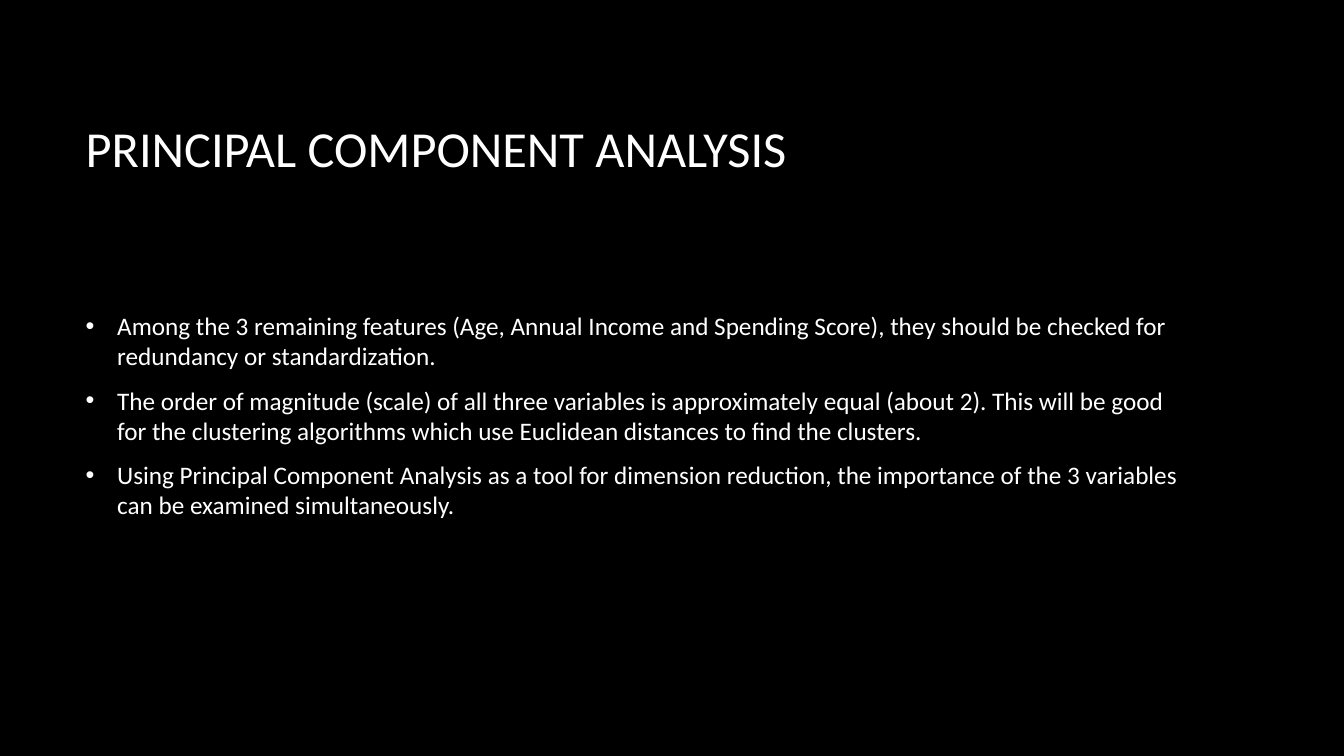
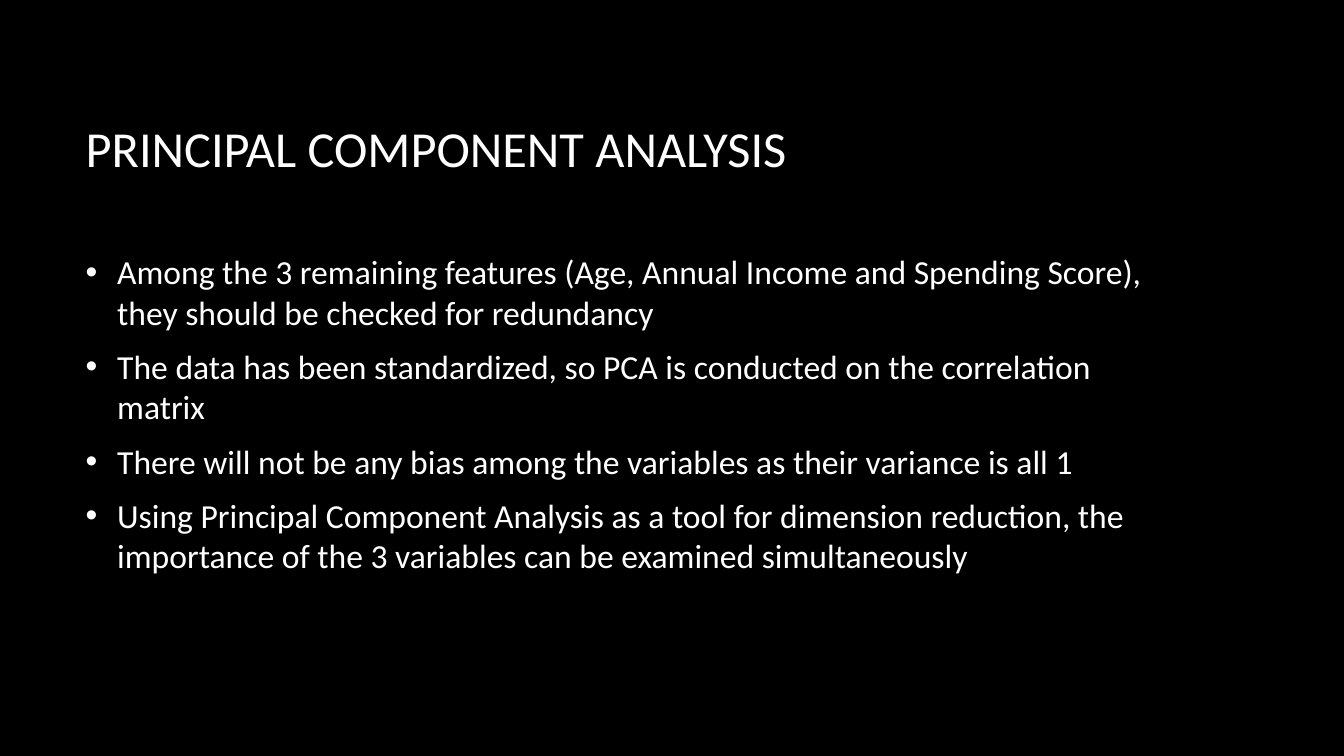
Before and after one commit to ethanolx/Air-Pollution-Mall-py, a slide deck: slide 5 of doc/part-b.pptx (slide 6 before the commit). Drawn at 1344x756 pixels with LibreOffice and Linux fonts; fonts in the diff are those of the drawing; background and template pictures are left out. Boxes give left, top, right and bottom in pixels: in the first picture for what was removed or moved away, otherwise in the second. Text is boxed around its words. In the diff, an @@ line names an element or a change of style, - is before the commit and + after.

```diff
--- a/doc/part-b.pptx
+++ b/doc/part-b.pptx
@@ text at (117, 259, 1142, 574): text changed; size 18 to 24 pt @@
-• Among the 3 remaining features (Age, Annual Income and Spending Score), they should be checked for redundancy or standardization.
-• The order of magnitude (scale) of all three variables is approximately equal (about 2). This will be good for the clustering algorithms which use Euclidean distances to find the clusters.
-• Using Principal Component Analysis as a tool for dimension reduction, the importance of the 3 variables can be examined simultaneously.
+• Among the 3 remaining features (Age, Annual Income and Spending Score), they should be checked for redundancy
+• The data has been standardized, so PCA is conducted on the correlation matrix
+• There will not be any bias among the variables as their variance is all 1
+• Using Principal Component Analysis as a tool for dimension reduction, the importance of the 3 variables can be examined simultaneously
```
Also in this commit, not shown: 8 other slides changed, 1 slide removed, 1 other file.
